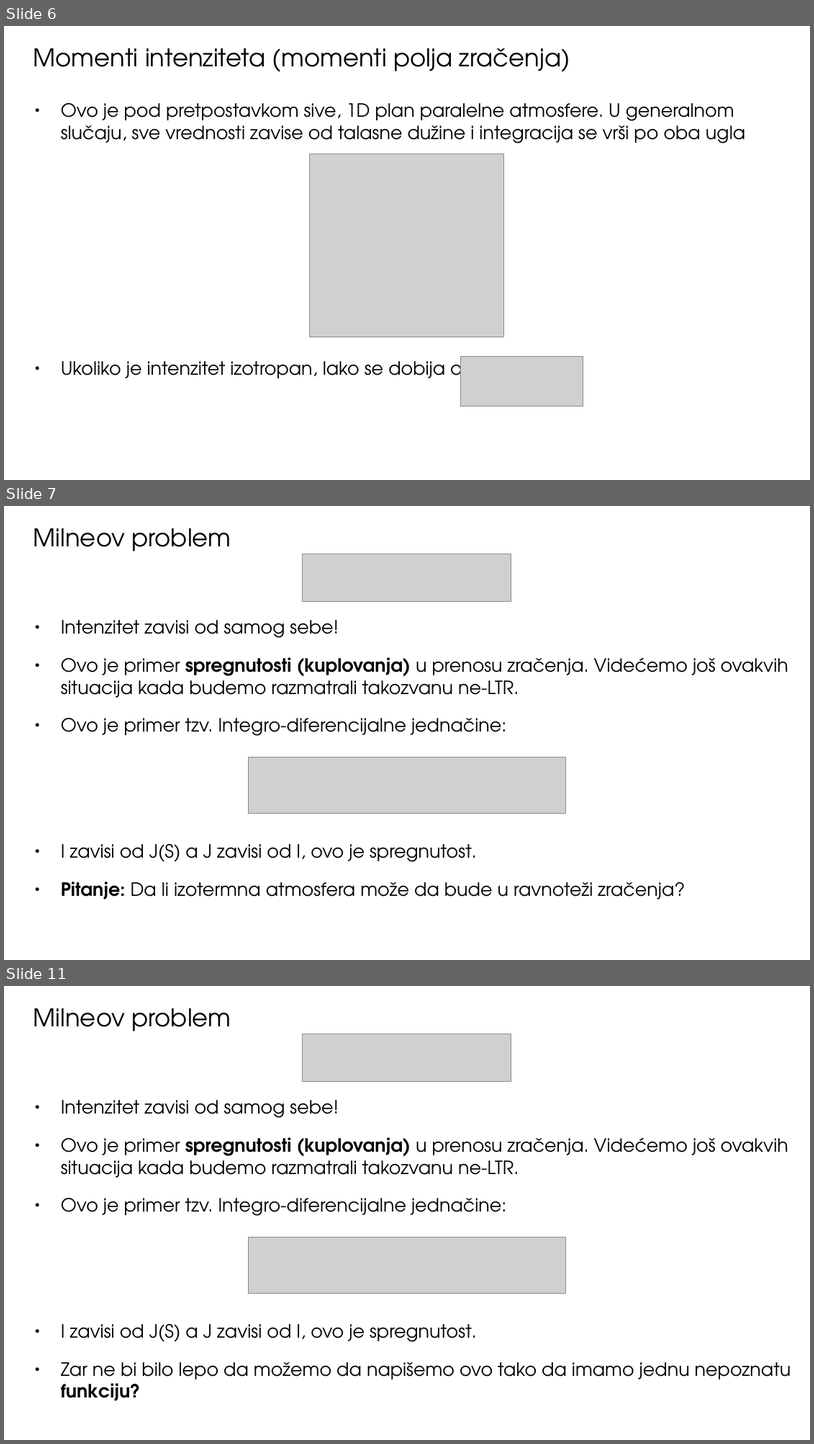
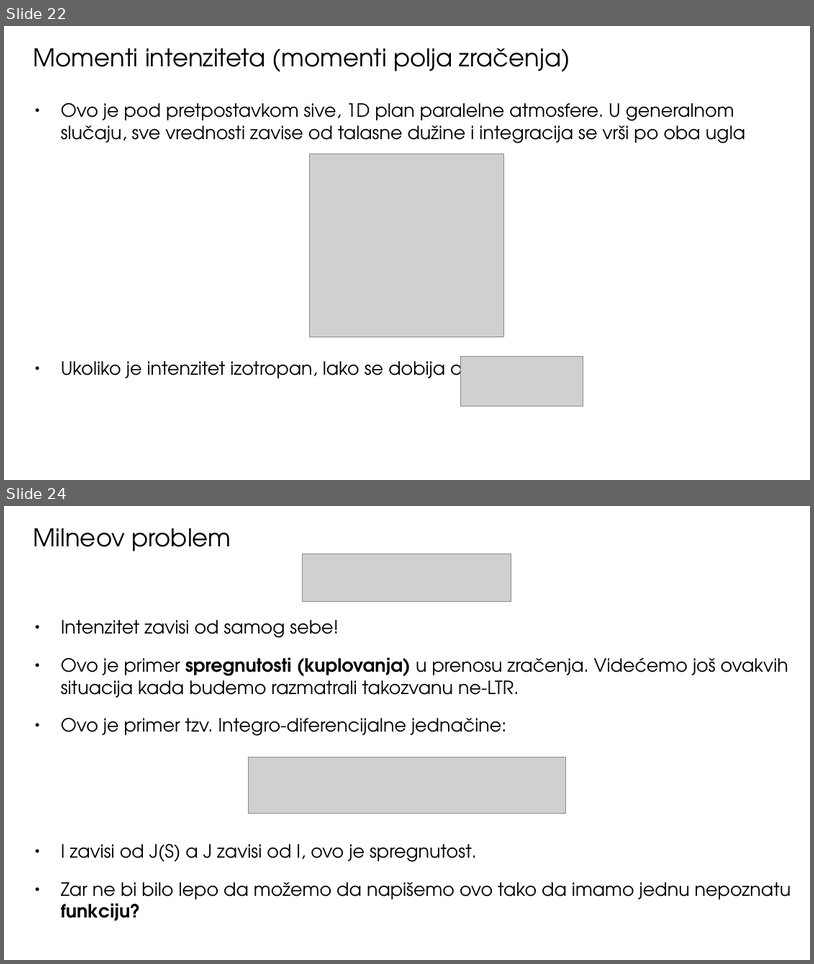
Before and after one commit to ivanzmilic/TZS_matf, a slide deck: Predavanja/Predavanje_06_Atmosfere_u_RZ.odp. Shown one above the other, each under a label of ours: slides 6, 7 and 11 before the commit, slides 22 and 24 after it; the slides between them are not shown. The pictures are 814x1444 and 814x964 pixels, drawn with LibreOffice and Linux fonts; fonts in the diff are those of the drawing; grey boxes stand for pictures. Boxes give left, top, right and bottom in pixels: in the first picture for what was removed or moved away, otherwise in the second. Text is boxed around its words. In the diff, an @@ line names an element or a change of style, - is before the commit and + after.

```diff
--- a/Predavanja/Predavanje_06_Atmosfere_u_RZ.odp
+++ b/Predavanja/Predavanje_06_Atmosfere_u_RZ.odp
@@ slide 7 removed at bbox=[4, 506, 810, 960], background #FFFFFF @@
@@ title removed at bbox=[34, 528, 231, 551] @@
-Milneov problem
@@ picture removed at bbox=[303, 554, 511, 602] @@
@@ text removed at bbox=[61, 620, 789, 899] @@
-● Intenzitet zavisi od samog sebe!
-● Ovo je primer spregnutosti (kuplovanja) u prenosu zračenja. Videćemo još ovakvih situacija kada budemo razmatrali takozvanu ne-LTR.
-● Ovo je primer tzv. Integro-diferencijalne jednačine:
-● I zavisi od J(S) a J zavisi od I, ovo je spregnutost.
-● Pitanje: Da li izotermna atmosfera može da bude u ravnoteži zračenja?
@@ picture removed at bbox=[248, 757, 566, 813] @@
@@ what was slide 6 is now slide 22 @@
@@ what was slide 11 is now slide 24 @@
```
Also in this commit, not shown: 4 slides changed, 20 slides added, 22 other slides removed, 21 other files.
